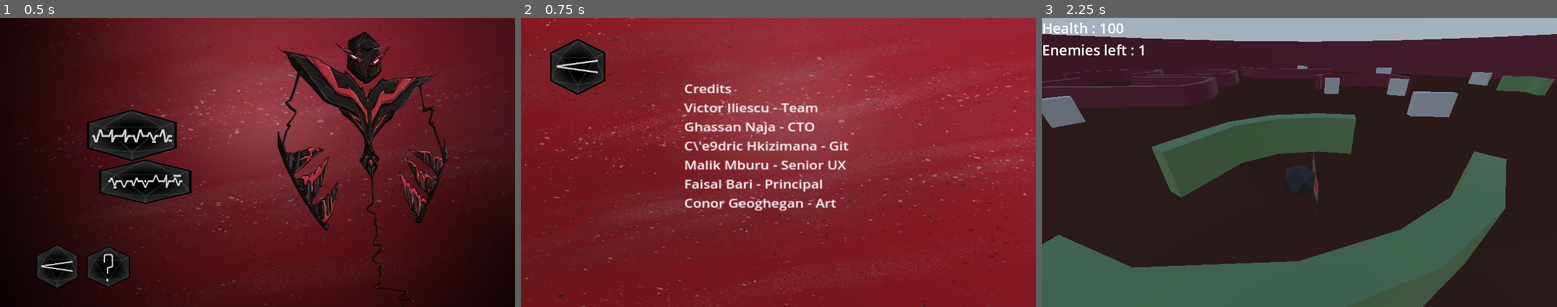
Above: before the commit, frames 1-3 (left to right).
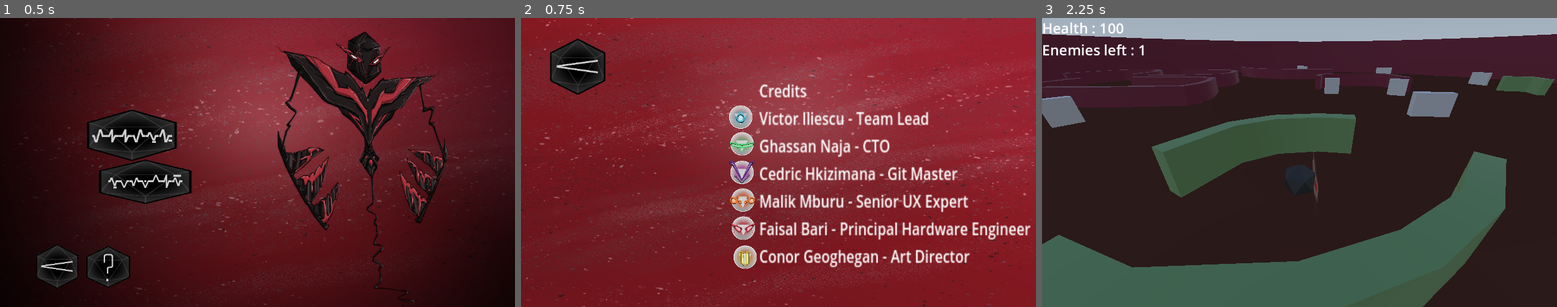
Above: after the commit, the same moments.

Repository: Hirwach/godot-operation-infection-2.0
Game: Godot game, scene res://Scenes/main_menu.tscn
Same seed, same stepped clock (60 frames per second), same inputs: the game is played once before the commit and once after it. The engine's default icon, where the game draws it, is replaced by a stand-in: a white triangle on a blue panel in a dark square. A sky picture missing from this copy of the repository is replaced by a grey-blue gradient.
Inputs (mouse positions are in pixels of both pictures, inside the frame that each line leads up to):
- Up to frame 1 (0.5 s): no input
- Up to frame 2 (0.75 s): click (665, 182) at 0.5 s
- Up to frame 3 (2.25 s): click (1098, 70) at 1.25 s; click (1170, 133) at 2 s

Frame 1 is identical in both runs. In frame 2, 10% of the frame differs, in the area x 31-99%, y 22-87%; in frame 3, nothing differs.

Commit message:
credits

Diff:
--- a/Scenes/credits.tscn
+++ b/Scenes/credits.tscn
@@ -1,9 +1,15 @@
-[gd_scene load_steps=8 format=3 uid="uid://b7mi48yjvo2i4"]
+[gd_scene load_steps=14 format=3 uid="uid://b7mi48yjvo2i4"]
 
 [ext_resource type="Script" path="res://Scripts/credits.gd" id="1_p2g6a"]
 [ext_resource type="Texture2D" uid="uid://b1f623h1ptis1" path="res://Sprites/buttons/button_back_basic.png" id="2_xjybb"]
 [ext_resource type="Texture2D" uid="uid://impi70rj0ab" path="res://Sprites/buttons/button_back_hover.png" id="3_rxa57"]
 [ext_resource type="Texture2D" uid="uid://q7hagxgyhk4s" path="res://Sprites/bg/bg_red_novignette.png" id="4_e28pd"]
+[ext_resource type="Texture2D" uid="uid://cf0ff68j32ejm" path="res://Sprites/wbc_faces/wbc_blue.png" id="5_nwcn5"]
+[ext_resource type="Texture2D" uid="uid://b8xfi7nk1jjta" path="res://Sprites/wbc_faces/wbc_green.png" id="6_6l14o"]
+[ext_resource type="Texture2D" uid="uid://cbfc8ni4qmfel" path="res://Sprites/wbc_faces/wbc_purple.png" id="7_agvdi"]
+[ext_resource type="Texture2D" uid="uid://bn0c02hs5i6kk" path="res://Sprites/wbc_faces/wbc_orange.png" id="8_eohwl"]
+[ext_resource type="Texture2D" uid="uid://dnwaujjo5f5kw" path="res://Sprites/wbc_faces/wbc_red.png" id="9_3qar5"]
+[ext_resource type="Texture2D" uid="uid://44ay34ctt8wx" path="res://Sprites/wbc_faces/wbc_yellow.png" id="10_vwjyf"]
 
 [sub_resource type="AtlasTexture" id="AtlasTexture_ksukw"]
 atlas = ExtResource("2_xjybb")
@@ -63,15 +69,15 @@
 autoplay = "default"
 
 [node name="Label" type="Label" parent="CanvasLayer"]
-offset_left = 365.0
-offset_top = 139.0
-offset_right = 579.0
-offset_bottom = 396.0
-scale = Vector2(1.93745, 1.64501)
+offset_left = 533.0
+offset_top = 135.0
+offset_right = 860.0
+offset_bottom = 392.0
+scale = Vector2(1.93745, 2.3789)
 text = "Credits
-Victor Iliescu - Team Lead\\par
+Victor Iliescu - Team Lead
 Ghassan Naja - CTO
-C\\'e9dric Hkizimana - Git Master
+Cedric Hkizimana - Git Master
 Malik Mburu - Senior UX Expert
 Faisal Bari - Principal Hardware Engineer
 Conor Geoghegan - Art Director
@@ -92,6 +98,36 @@
 texture = ExtResource("4_e28pd")
 expand_mode = 2
 
+[node name="Sprite2D" type="Sprite2D" parent="CanvasLayer"]
+position = Vector2(491, 222)
+scale = Vector2(0.15, 0.15)
+texture = ExtResource("5_nwcn5")
+
+[node name="Sprite2D2" type="Sprite2D" parent="CanvasLayer"]
+position = Vector2(494, 282)
+scale = Vector2(0.15, 0.15)
+texture = ExtResource("6_6l14o")
+
+[node name="Sprite2D3" type="Sprite2D" parent="CanvasLayer"]
+position = Vector2(494, 346)
+scale = Vector2(0.15, 0.15)
+texture = ExtResource("7_agvdi")
+
+[node name="Sprite2D4" type="Sprite2D" parent="CanvasLayer"]
+position = Vector2(496, 408)
+scale = Vector2(0.15, 0.15)
+texture = ExtResource("8_eohwl")
+
+[node name="Sprite2D5" type="Sprite2D" parent="CanvasLayer"]
+position = Vector2(497, 471)
+scale = Vector2(0.15, 0.15)
+texture = ExtResource("9_3qar5")
+
+[node name="Sprite2D6" type="Sprite2D" parent="CanvasLayer"]
+position = Vector2(501, 536)
+scale = Vector2(0.15, 0.15)
+texture = ExtResource("10_vwjyf")
+
 [connection signal="mouse_entered" from="CanvasLayer/VBoxContainer/Back" to="." method="_on_back_mouse_entered"]
 [connection signal="mouse_exited" from="CanvasLayer/VBoxContainer/Back" to="." method="_on_back_mouse_exited"]
 [connection signal="pressed" from="CanvasLayer/VBoxContainer/Back" to="." method="_on_back_pressed"]
